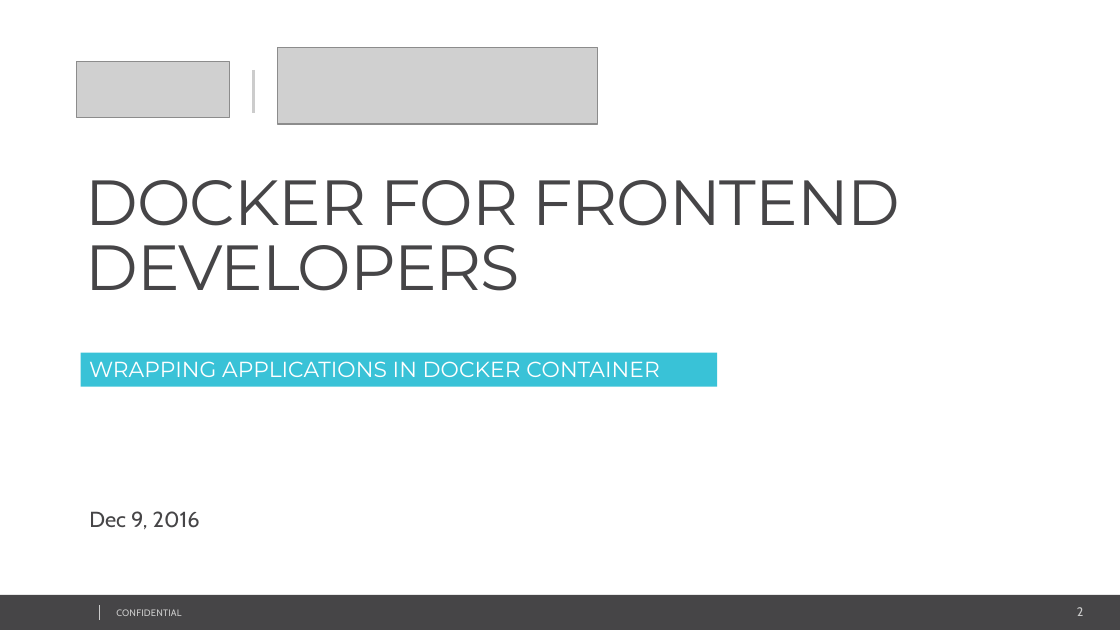
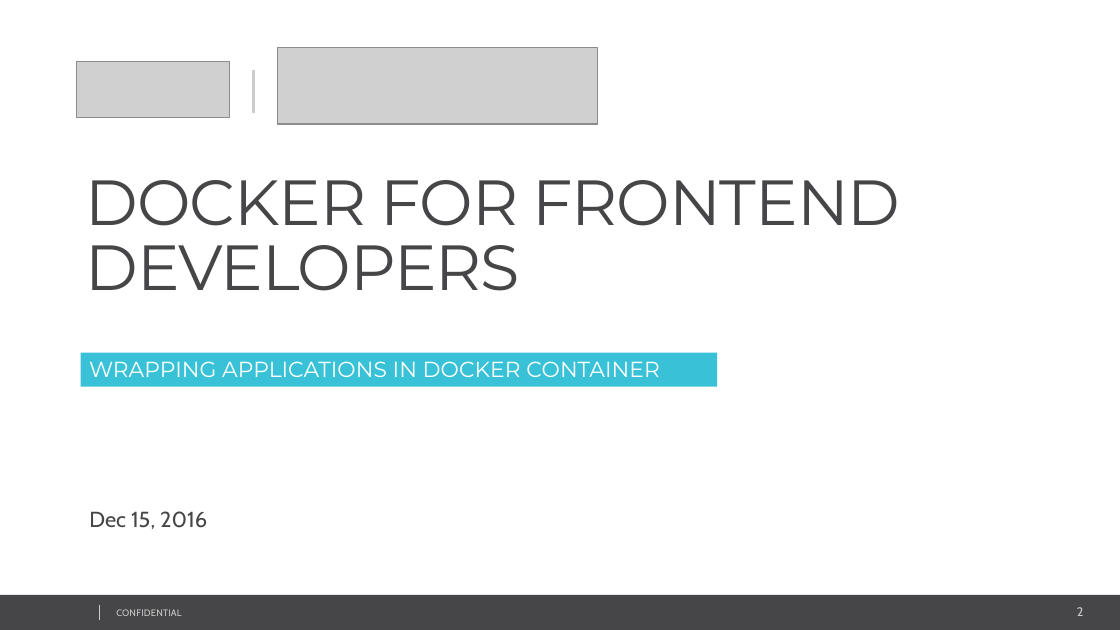
Before and after one commit to AlejandroDelRioAlbrechet/docker-epam, a slide deck: slide 2 of Docker for Frontend Devs.pptx. Drawn at 1120x630 pixels with LibreOffice and Linux fonts; fonts in the diff are those of the drawing; grey boxes stand for pictures; background and template pictures are left out. Boxes give left, top, right and bottom in pixels: in the first picture for what was removed or moved away, otherwise in the second. Text is boxed around its words. In the diff, an @@ line names an element or a change of style, - is before the commit and + after.

```diff
--- a/Docker for Frontend Devs.pptx
+++ b/Docker for Frontend Devs.pptx
@@ text at (x1=89, y1=511, x2=207, y2=529): text changed @@
-Dec 9, 2016
+Dec 15, 2016
```
Also in this commit, not shown: 2 other slides changed, 47 other files.
